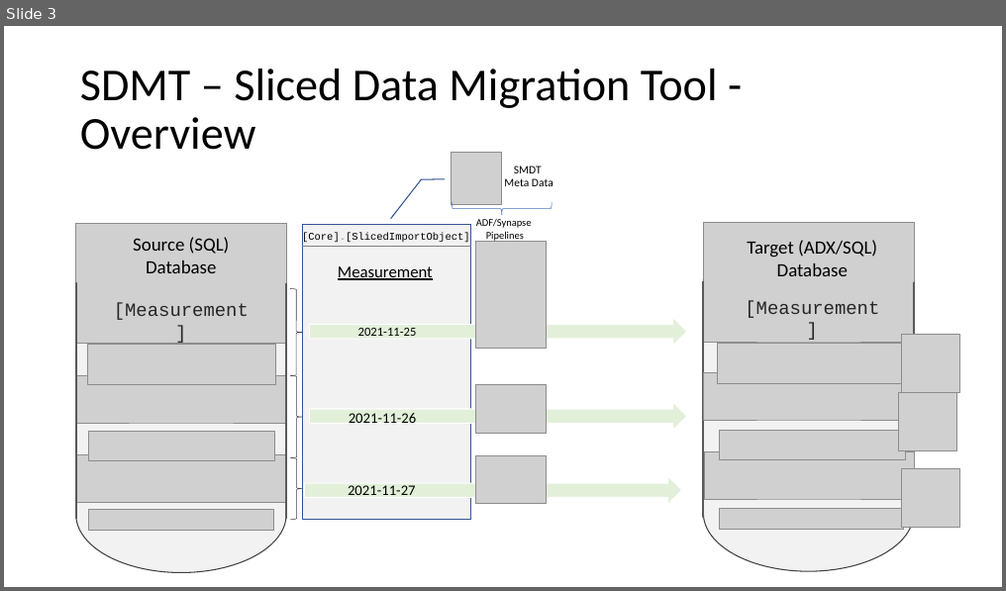
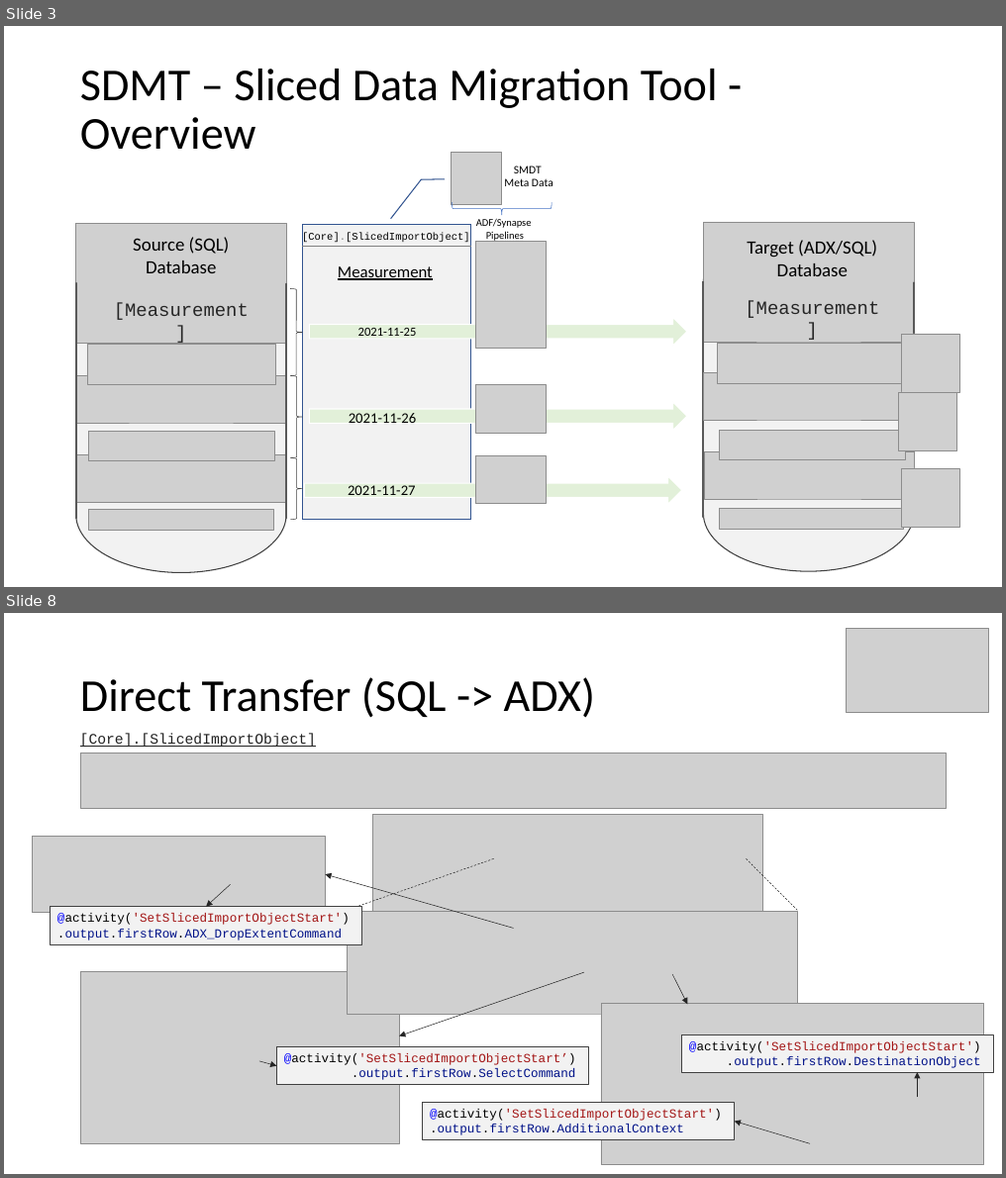
Before and after one commit to meinradweiss/SwissArmyKnife, a slide deck: docs/ADF_SynapsePipelines/PPT/SlicedDataMigrationToolbox.pptx. Shown one above the other, each under a label of ours: slide 3 before the commit, slides 3 and 8 after it; the slides between them are not shown. The pictures are 1006x591 and 1006x1178 pixels, drawn with LibreOffice and Linux fonts; fonts in the diff are those of the drawing; grey boxes stand for pictures. Boxes give left, top, right and bottom in pixels: in the first picture for what was removed or moved away, otherwise in the second. Text is boxed around its words. In the diff, an @@ line names an element or a change of style, - is before the commit and + after.

```diff
--- a/docs/ADF_SynapsePipelines/PPT/SlicedDataMigrationToolbox.pptx
+++ b/docs/ADF_SynapsePipelines/PPT/SlicedDataMigrationToolbox.pptx
@@ slide 8 added at (4,613,1002,1174), background #FFFFFF @@
@@ picture added at (846,628,989,713) @@
@@ title added at (80,677,595,718), 44 pt, text #000000 @@
+Direct Transfer (SQL -> ADX)
@@ text added at (80,733,316,747), 14 pt, text #212121, underline @@
+[Core].[SlicedImportObject]
@@ picture added at (81,753,946,808) @@
@@ picture added at (373,814,763,921) @@
@@ picture added at (32,836,325,913) @@
@@ arrow added from (514, 928) to (325, 874), #262626 0.5 pt @@
@@ line added from (494, 860) to (347, 910), #262626 0.5 pt dashed @@
@@ line added from (746, 860) to (798, 910), #262626 0.5 pt dashed @@
@@ rectangle added at (51,906,362,944), fill #F2F2F2, outline #404040 0.5 pt, 12 pt, text #001188 @@
+@activity('SetSlicedImportObjectStart')
+.output.firstRow.ADX_DropExtentCommand
@@ arrow added from (230, 884) to (206, 906), #262626 0.5 pt @@
@@ picture added at (347,911,797,1014) @@
@@ picture added at (81,971,399,1144) @@
@@ arrow added from (584, 972) to (399, 1037), #262626 0.5 pt @@
@@ arrow added from (672, 974) to (687, 1004), #262626 0.5 pt @@
@@ picture added at (601,1003,984,1164) @@
@@ rectangle added at (276,1048,589,1084), fill #F2F2F2, outline #404040 0.5 pt, 12 pt, text #A31515 @@
+@activity('SetSlicedImportObjectStart’)
+.output.firstRow.SelectCommand
@@ rectangle added at (681,1035,994,1072), fill #F2F2F2, outline #404040 0.5 pt, 12 pt, text #001188 @@
+@activity('SetSlicedImportObjectStart')
+.output.firstRow.DestinationObject
@@ arrow added from (259, 1061) to (276, 1065), #262626 0.5 pt @@
@@ arrow added from (918, 1097) to (918, 1072), #262626 0.5 pt @@
@@ rectangle added at (423,1103,735,1140), fill #F2F2F2, outline #404040 0.5 pt, 12 pt, text #001188 @@
+@activity('SetSlicedImportObjectStart')
+.output.firstRow.AdditionalContext
@@ arrow added from (810, 1144) to (735, 1121), #262626 0.5 pt @@
```
Also in this commit, not shown: 5 slides changed, 1 other slide added, 6 other files.
